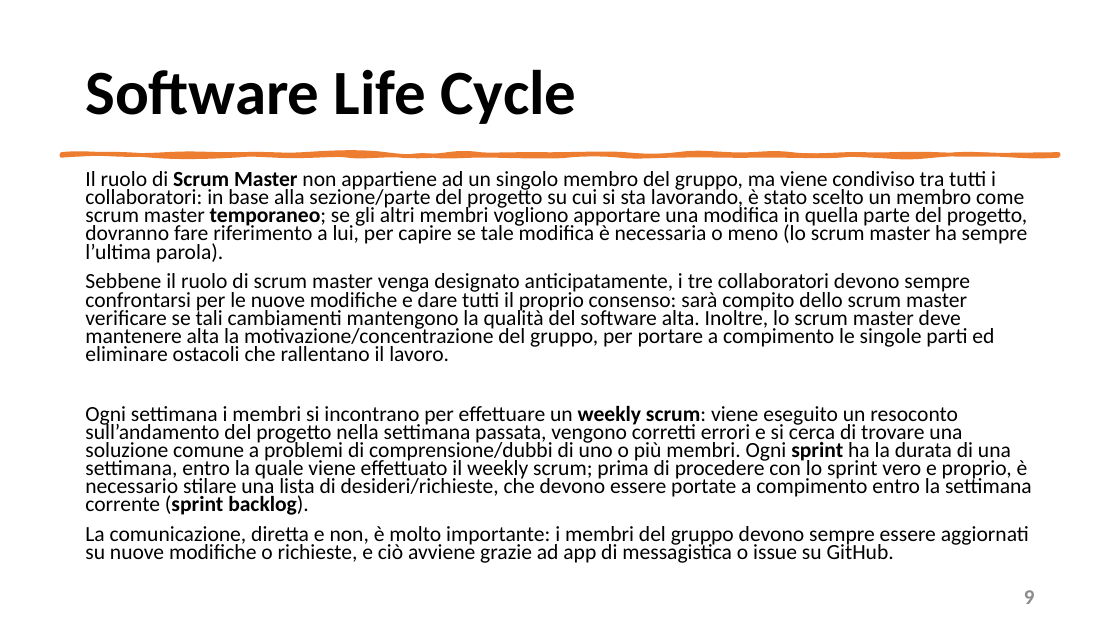
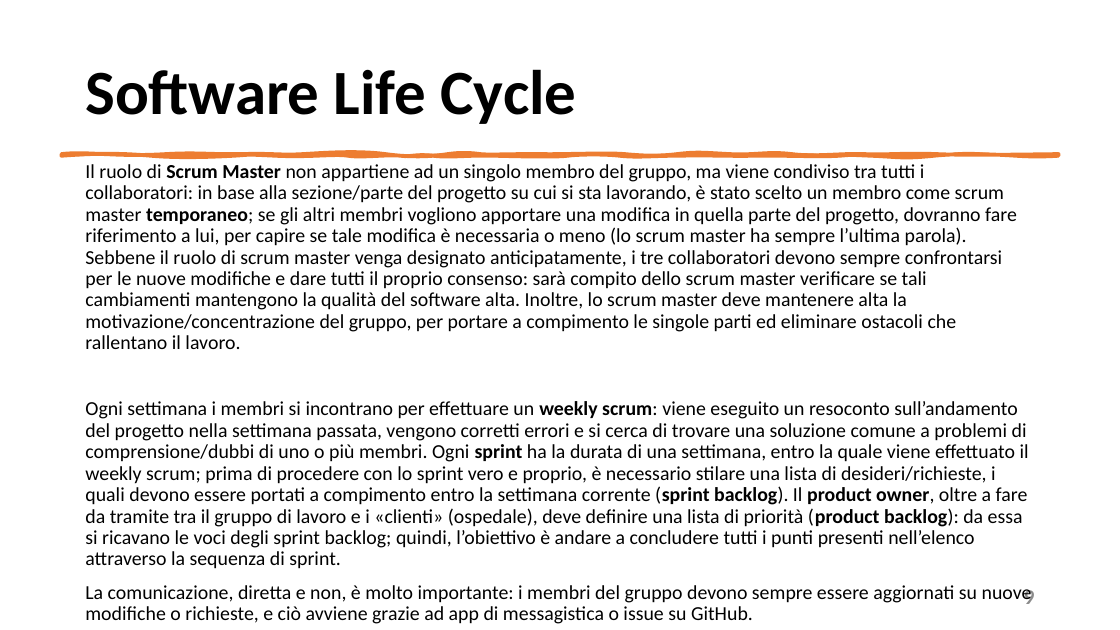
Before and after one commit to mangilimatteo/Progetto_Ingegneria_Software_Cattaneo_Mangili_Saini, a slide deck: slide 9 of Presentazione/Presentazione_Progetto.pptx. Drawn at 1120x630 pixels with LibreOffice and Linux fonts; fonts in the diff are those of the drawing. Boxes give left, top, right and bottom in pixels: in the first picture for what was removed or moved away, otherwise in the second. Text is boxed around its words. In the diff, an @@ line names an element or a change of style, - is before the commit and + after.

Commit message:
Update Presentazione

```diff
--- a/Presentazione/Presentazione_Progetto.pptx
+++ b/Presentazione/Presentazione_Progetto.pptx
@@ text "Il ruolo di Scrum Master ...": place and size @@
-text "Il ruolo di Scrum Master ..." at (85,171,1032,563)
+text "Il ruolo di Scrum Master ..." at (85,164,1032,620)
@@ text at (85,164,1029,569): text changed; size 18.5 to 17 pt @@
-Il ruolo di Scrum Master non appartiene ad un singolo membro del gruppo, ma viene condiviso tra tutti i collaboratori: in base alla sezione/parte del progetto su cui si sta lavorando, è stato scelto un membro come scrum master temporaneo; se gli altri membri vogliono apportare una modifica in quella parte del progetto, dovranno fare riferimento a lui, per capire se tale modifica è necessaria o meno (lo scrum master ha sempre l’ultima parola).
-Sebbene il ruolo di scrum master venga designato anticipatamente, i tre collaboratori devono sempre confrontarsi per le nuove modifiche e dare tutti il proprio consenso: sarà compito dello scrum master verificare se tali cambiamenti mantengono la qualità del software alta. Inoltre, lo scrum master deve mantenere alta la motivazione/concentrazione del gruppo, per portare a compimento le singole parti ed eliminare ostacoli che rallentano il lavoro.
-Ogni settimana i membri si incontrano per effettuare un weekly scrum: viene eseguito un resoconto sull’andamento del progetto nella settimana passata, vengono corretti errori e si cerca di trovare una soluzione comune a problemi di comprensione/dubbi di uno o più membri. Ogni sprint ha la durata di una settimana, entro la quale viene effettuato il weekly scrum; prima di procedere con lo sprint vero e proprio, è necessario stilare una lista di desideri/richieste, che devono essere portate a compimento entro la settimana corrente (sprint backlog).
+Il ruolo di Scrum Master non appartiene ad un singolo membro del gruppo, ma viene condiviso tra tutti i collaboratori: in base alla sezione/parte del progetto su cui si sta lavorando, è stato scelto un membro come scrum master temporaneo; se gli altri membri vogliono apportare una modifica in quella parte del progetto, dovranno fare riferimento a lui, per capire se tale modifica è necessaria o meno (lo scrum master ha sempre l’ultima parola). Sebbene il ruolo di scrum master venga designato anticipatamente, i tre collaboratori devono sempre confrontarsi per le nuove modifiche e dare tutti il proprio consenso: sarà compito dello scrum master verificare se tali cambiamenti mantengono la qualità del software alta. Inoltre, lo scrum master deve mantenere alta la motivazione/concentrazione del gruppo, per portare a compimento le singole parti ed eliminare ostacoli che rallentano il lavoro.
+Ogni settimana i membri si incontrano per effettuare un weekly scrum: viene eseguito un resoconto sull’andamento del progetto nella settimana passata, vengono corretti errori e si cerca di trovare una soluzione comune a problemi di comprensione/dubbi di uno o più membri. Ogni sprint ha la durata di una settimana, entro la quale viene effettuato il weekly scrum; prima di procedere con lo sprint vero e proprio, è necessario stilare una lista di desideri/richieste, i quali devono essere portati a compimento entro la settimana corrente (sprint backlog). Il product owner, oltre a fare da tramite tra il gruppo di lavoro e i «clienti» (ospedale), deve definire una lista di priorità (product backlog): da essa si ricavano le voci degli sprint backlog; quindi, l’obiettivo è andare a concludere tutti i punti presenti nell’elenco attraverso la sequenza di sprint.
@@ text at (85,585,1032,620): size 18.5 to 17 pt in "La comunicazione, diretta e non, è molto ..."; line spacing 0.7 to 0.9 @@
```
Also in this commit, not shown: 5 other slides changed.
